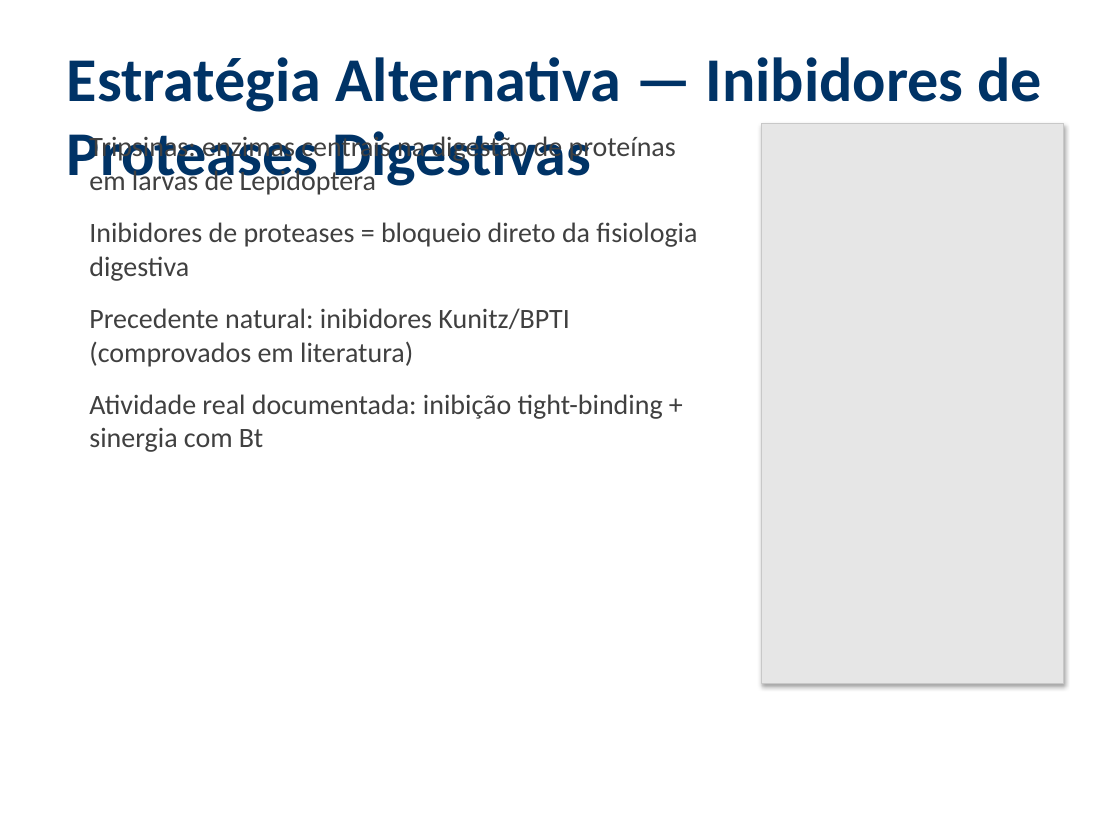
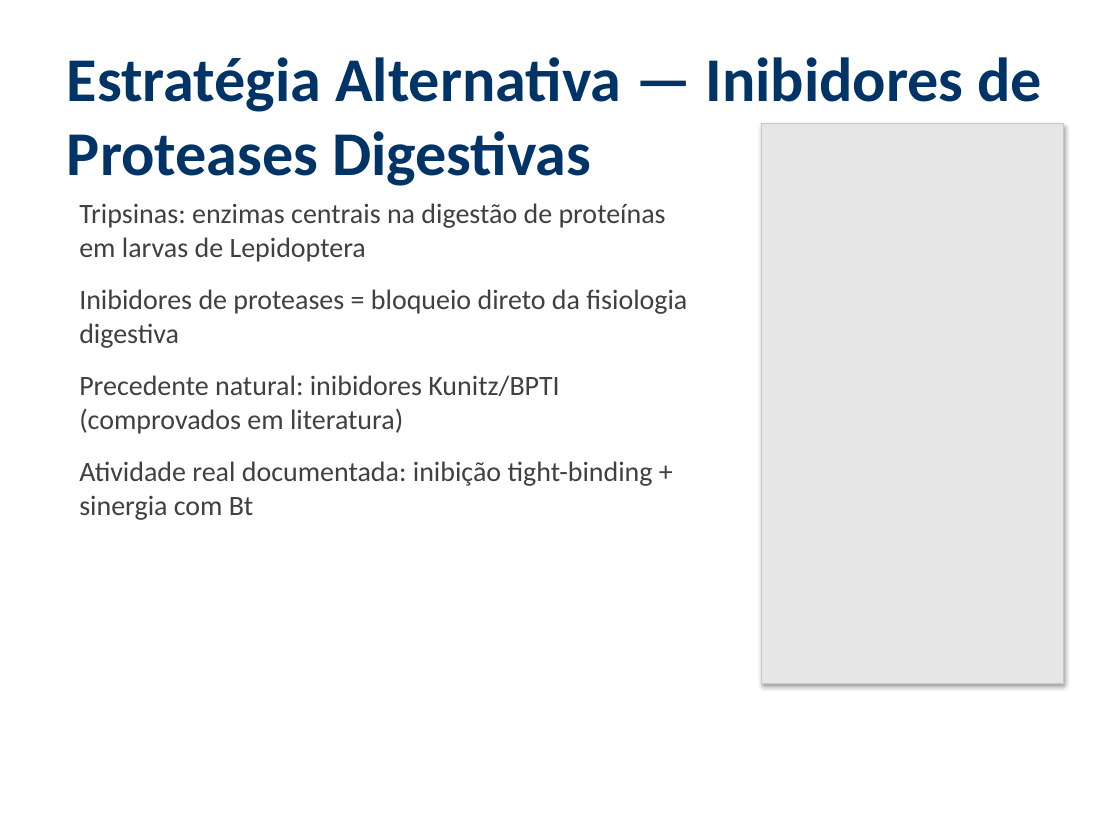
Before and after one commit to eulaliobqi/design-inibidores, a slide deck: slide 3 of apresentacao_design_inibidores.pptx. Drawn at 1120x840 pixels with LibreOffice and Linux fonts; fonts in the diff are those of the drawing. Boxes give left, top, right and bottom in pixels: in the first picture for what was removed or moved away, otherwise in the second. Text is boxed around its words. In the diff, an @@ line names an element or a change of style, - is before the commit and + after.

```diff
--- a/apresentacao_design_inibidores.pptx
+++ b/apresentacao_design_inibidores.pptx
@@ text "Tripsinas: enzimas centrais na digestão ...": place and size @@
-text "Tripsinas: enzimas centrais na digestão ..." at [89,133,697,452]
+text "Tripsinas: enzimas centrais na digestão ..." at [79,203,687,520]
```
Also in this commit, not shown: 18 other slides changed, 3 slides added, 4 other files.
